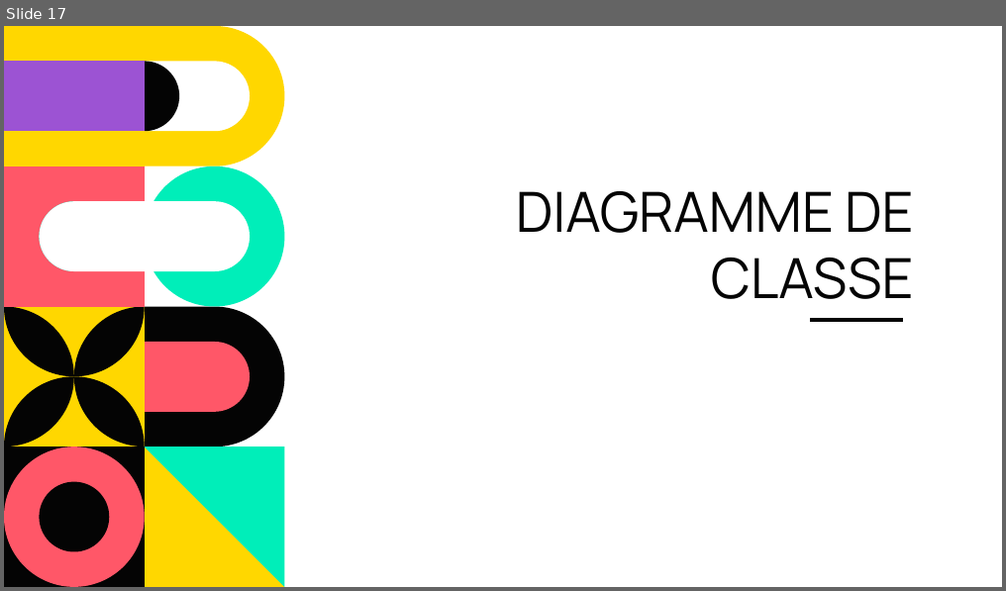
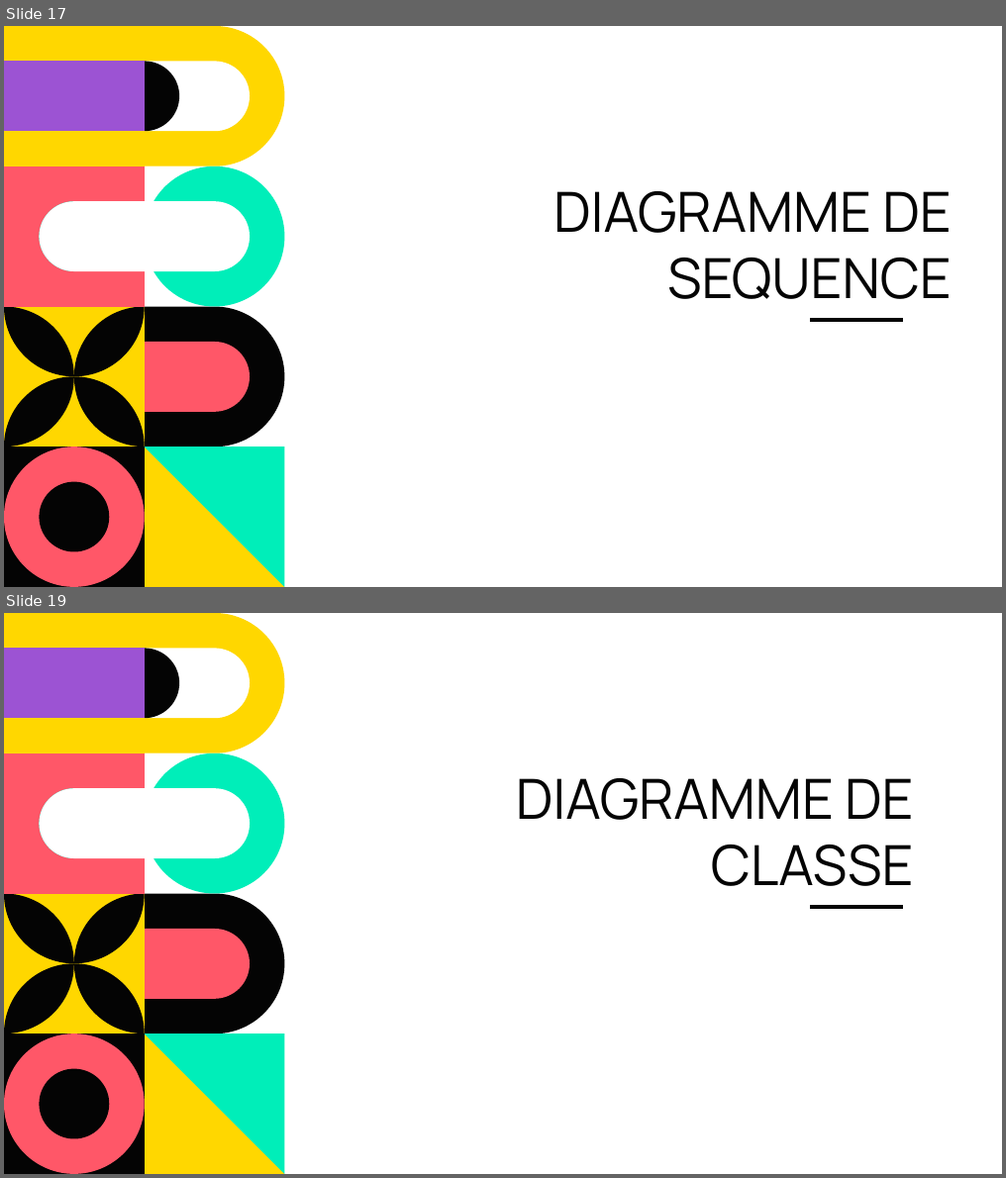
Before and after one commit to lamrouahmed/CW, a slide deck: presentation.pptx. Shown one above the other, each under a label of ours: slide 17 before the commit, slides 17 and 19 after it; the slides between them are not shown. The pictures are 1006x591 and 1006x1178 pixels, drawn with LibreOffice and Linux fonts; fonts in the diff are those of the drawing. Boxes give left, top, right and bottom in pixels: in the first picture for what was removed or moved away, otherwise in the second. Text is boxed around its words. In the diff, an @@ line names an element or a change of style, - is before the commit and + after.

Commit message:
presentation

```diff
--- a/presentation.pptx
+++ b/presentation.pptx
@@ slide 17 added at <box>4,26,1002,587</box>, background #FFFFFF; not listed: 22 template elements that a slide beside it also shows @@
@@ title added at <box>553,191,951,299</box>, 40 pt, text #040404 @@
+DIAGRAMME DE SEQUENCE
@@ line added from (810, 319) to (903, 319), #040404 3 pt @@
@@ what was slide 17 is now slide 19 @@
```
Also in this commit, not shown: 1 other slide added.
